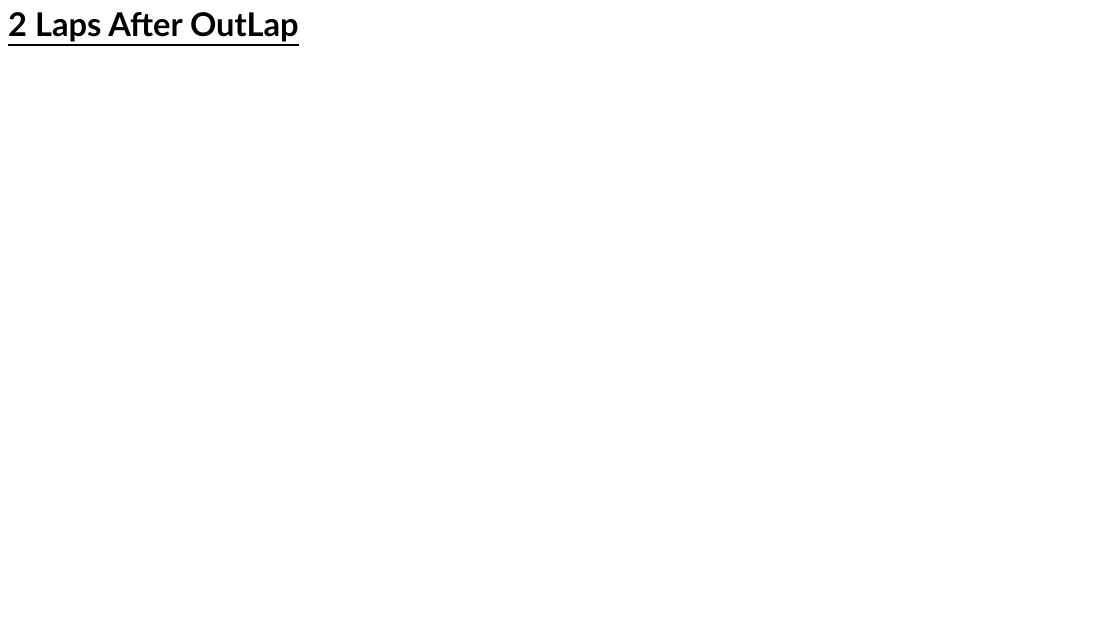
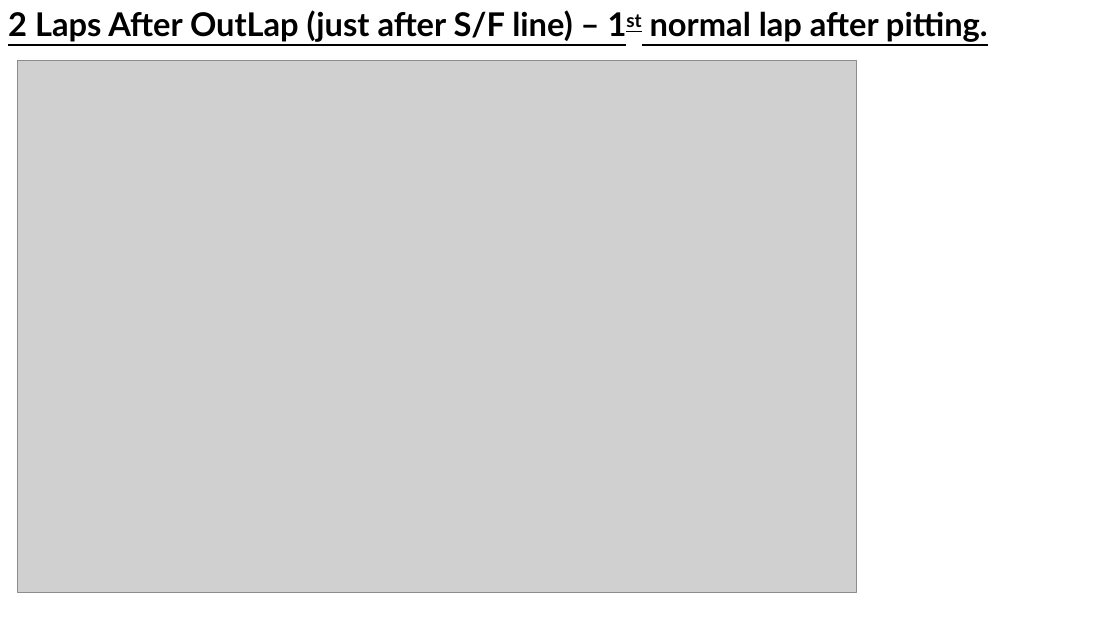
Before and after one commit to Lalabot77/LalaLaunchPlugin, a slide deck: slide 21 of Docs/UI Work.pptx (slide 20 before the commit). Drawn at 1120x630 pixels with LibreOffice and Linux fonts; fonts in the diff are those of the drawing; grey boxes stand for pictures. Boxes give left, top, right and bottom in pixels: in the first picture for what was removed or moved away, otherwise in the second. Text is boxed around its words. In the diff, an @@ line names an element or a change of style, - is before the commit and + after.

```diff
--- a/Docs/UI Work.pptx
+++ b/Docs/UI Work.pptx
@@ text at [8, 10, 988, 42]: text changed @@
-2 Laps After OutLap
+2 Laps After OutLap (just after S/F line) – 1st normal lap after pitting.
@@ picture added at [18, 60, 857, 592] @@
```
Also in this commit, not shown: 2 other slides changed, 8 slides added, 7 slides removed, 4 other files.
